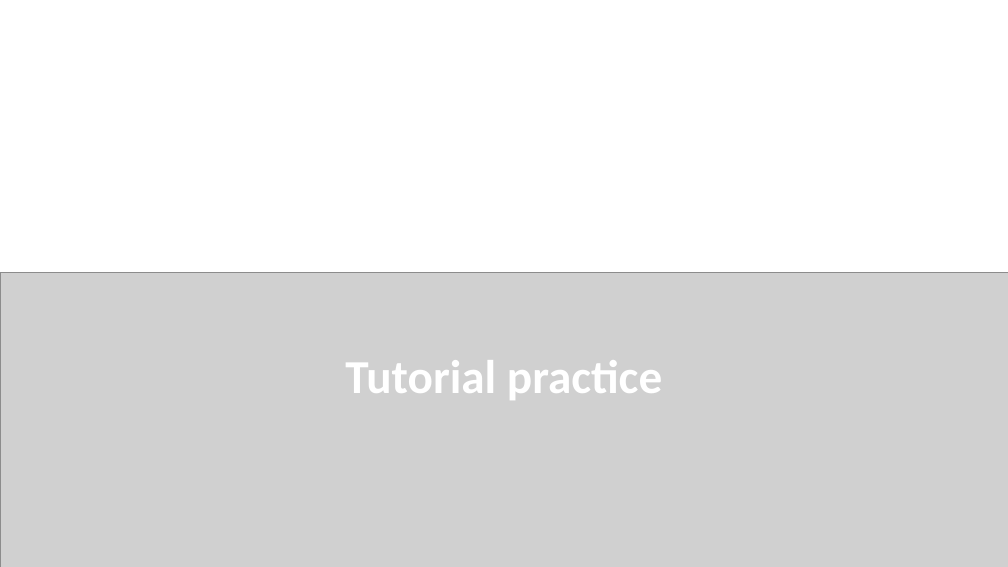
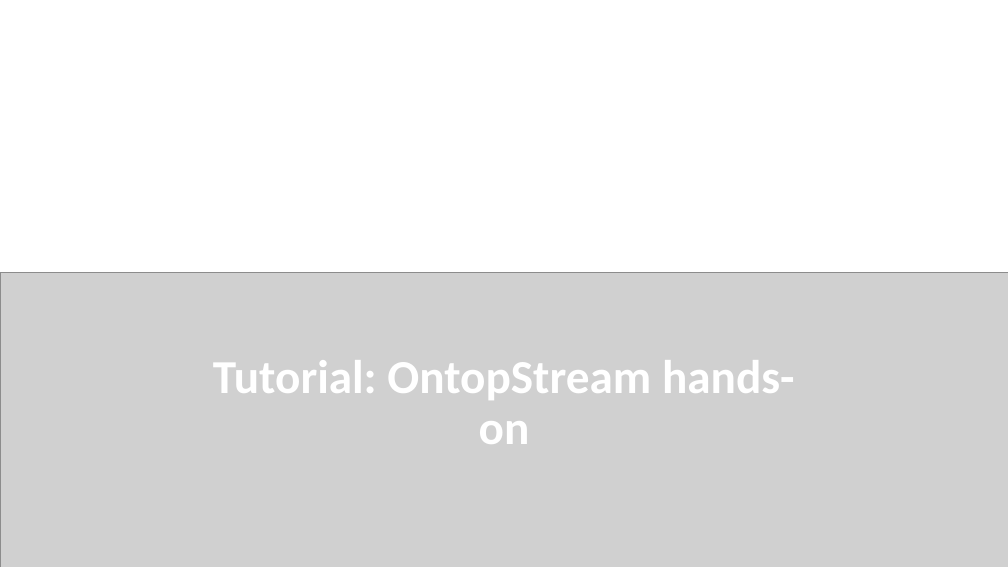
Before and after one commit to chimera-suite/OntopStream-TheWebConf2022Tutorial, a slide deck: slide 41 of Tutorial_WebConf.pptx (slide 38 before the commit). Drawn at 1008x567 pixels with LibreOffice and Linux fonts; fonts in the diff are those of the drawing; grey boxes stand for pictures. Boxes give left, top, right and bottom in pixels: in the first picture for what was removed or moved away, otherwise in the second. Text is boxed around its words. In the diff, an @@ line names an element or a change of style, - is before the commit and + after.

Commit message:
Update tutorial presentation

```diff
--- a/Tutorial_WebConf.pptx
+++ b/Tutorial_WebConf.pptx
@@ text at bbox=[213, 360, 795, 444]: text changed @@
-Tutorial practice
+Tutorial: OntopStream hands-on
```
Also in this commit, not shown: 8 other slides changed, 14 slides added, 1 other file.
